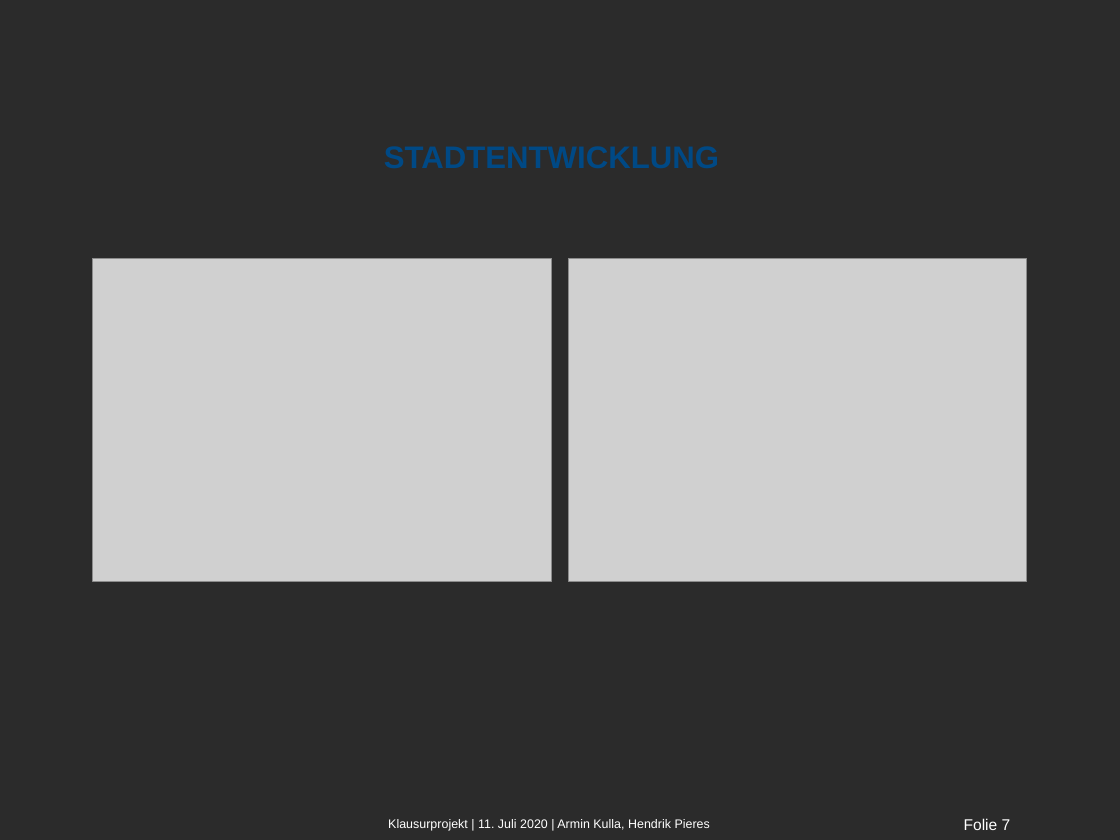
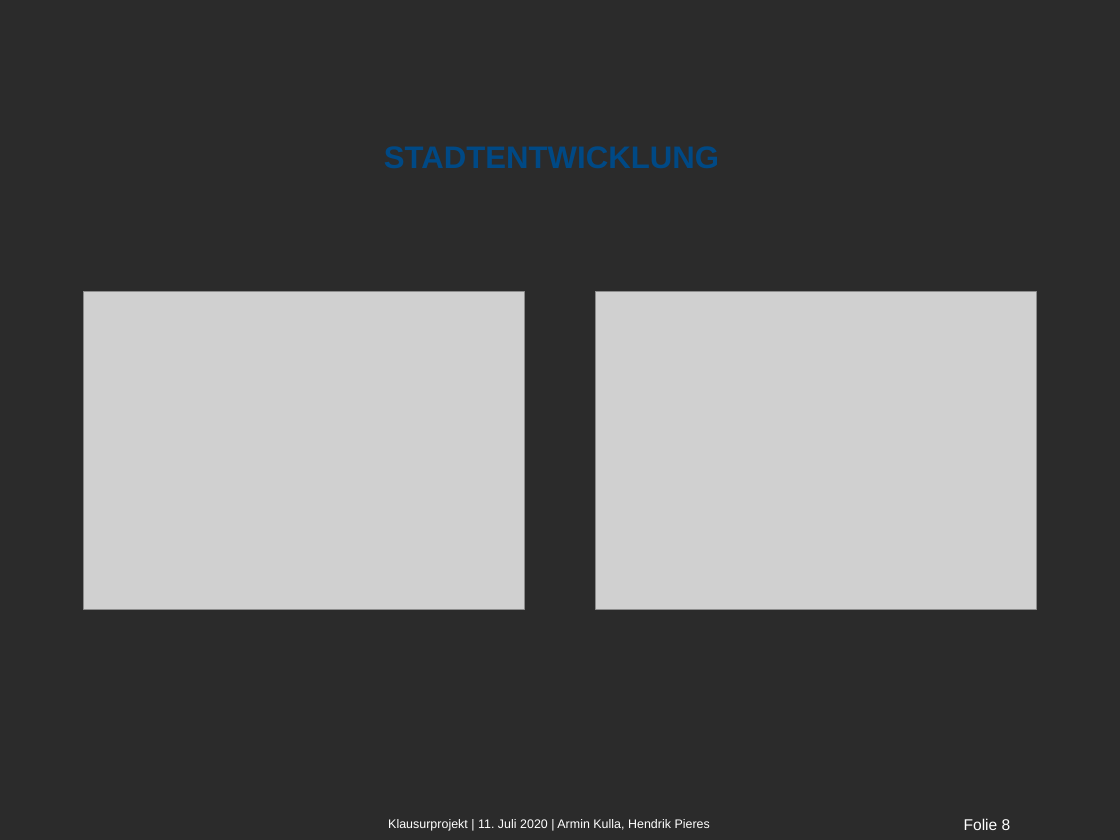
Before and after one commit to Florian-Krax/WDT-PZD-Group-3, a slide deck: slide 8 of Klausur/Klausurprojekt PZD.pptx (slide 7 before the commit). Drawn at 1120x840 pixels with LibreOffice and Linux fonts; fonts in the diff are those of the drawing; grey boxes stand for pictures; background and template pictures are left out; a plain dark background stands for a picture behind light text. Boxes give left, top, right and bottom in pixels: in the first picture for what was removed or moved away, otherwise in the second. Text is boxed around its words. In the diff, an @@ line names an element or a change of style, - is before the commit and + after.

```diff
--- a/Klausur/Klausurprojekt PZD.pptx
+++ b/Klausur/Klausurprojekt PZD.pptx
@@ picture: place and size @@
-picture at [93, 259, 552, 581]
+picture at [83, 292, 524, 609]
@@ picture: place and size @@
-picture at [568, 259, 1026, 581]
+picture at [596, 292, 1037, 609]
@@ page number at [964, 818, 1011, 830]: text changed @@
-Folie 7
+Folie 8
```
Also in this commit, not shown: 1 other slide changed, 1 slide added, 6 other files.
